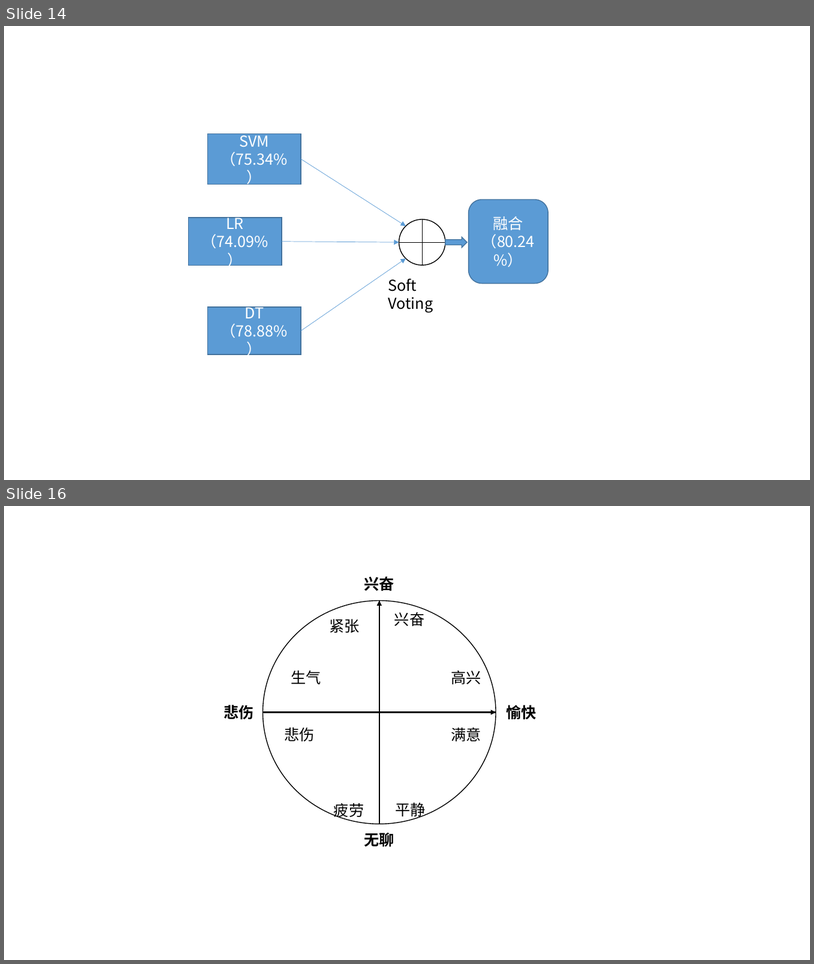
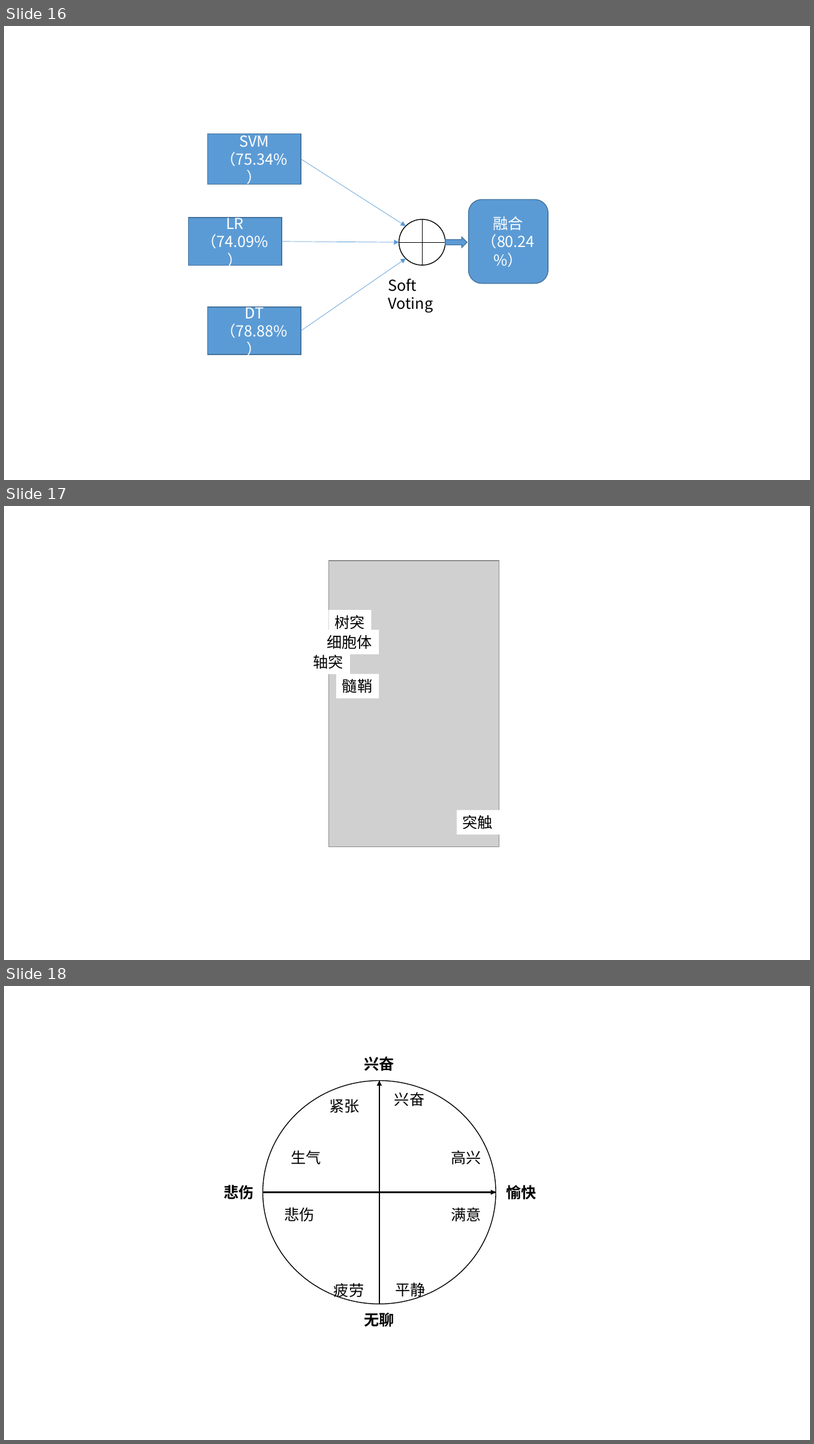
Before and after one commit to wandouqiang/-, a slide deck: 图集.pptx. Shown one above the other, each under a label of ours: slides 14 and 16 before the commit, slides 16, 17 and 18 after it; the slides between them are not shown. The pictures are 814x964 and 814x1444 pixels, drawn with LibreOffice and Linux fonts; fonts in the diff are those of the drawing; grey boxes stand for pictures. Boxes give left, top, right and bottom in pixels: in the first picture for what was removed or moved away, otherwise in the second. Text is boxed around its words. In the diff, an @@ line names an element or a change of style, - is before the commit and + after.

```diff
--- a/图集.pptx
+++ b/图集.pptx
@@ slide 17 added at box(4, 506, 810, 960), background #FFFFFF @@
@@ picture added at box(329, 561, 500, 847) @@
@@ rectangle added at box(329, 610, 372, 634), fill #FFFFFF, 18 pt, text #000000 @@
+树突
@@ rectangle added at box(321, 630, 379, 654), fill #FFFFFF, 18 pt, text #000000 @@
+细胞体
@@ rectangle added at box(308, 649, 351, 673), fill #FFFFFF, 18 pt, text #000000 @@
+轴突
@@ rectangle added at box(337, 673, 380, 698), fill #FFFFFF, 18 pt, text #000000 @@
+髓鞘
@@ rectangle added at box(457, 810, 500, 834), fill #FFFFFF, 18 pt, text #000000 @@
+突触
@@ what was slide 14 is now slide 16 @@
@@ what was slide 16 is now slide 18 @@
```
Also in this commit, not shown: 3 slides changed, 3 other slides added, 1 slide removed, 10 other files.
